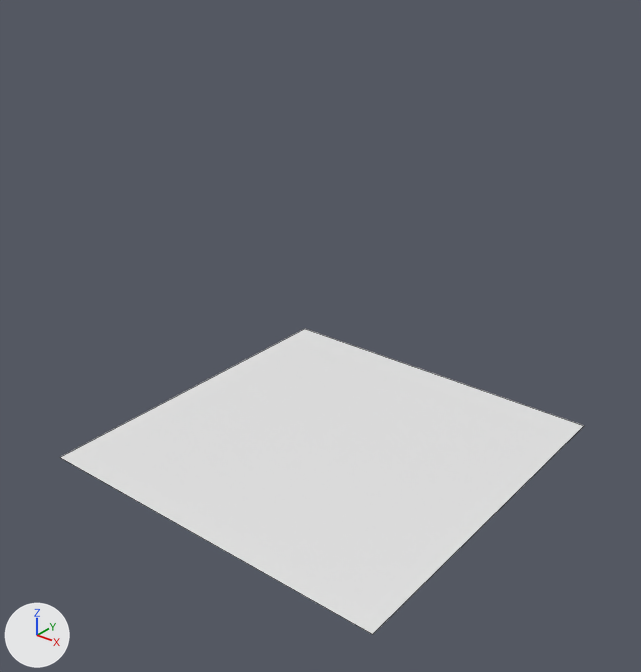
The Blender file models/scene_corridor.blend: old version first, new version second.
Rendered twice from a 50 mm camera at (24.9, -31.9, 25.8) aimed at (0.5, -1.4, 6.9). The axes (+X, +Y, +Z) are drawn at lower left. The lights are the same throughout. Mesh edges are drawn as thin lines.
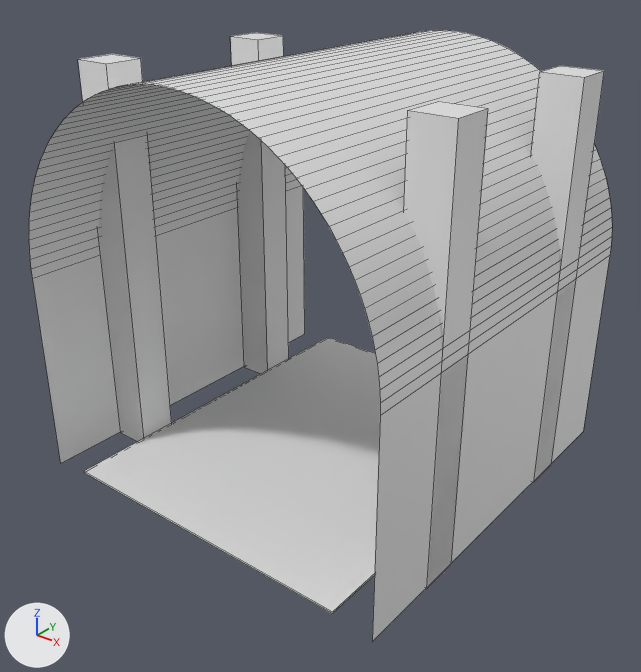
Commit message: create a test corridor model

What differs and where, as boxes [x1, y1, x2, y2] in the pictures (641 x 672 px):
'Cylinder', added: after [29, 30, 612, 642]
'Plane', reshaped, rescaled: before [60, 329, 584, 634]; after [84, 337, 380, 614]
'Cube', added: after [404, 101, 488, 589]
'Cube.002', added: after [78, 54, 172, 441]
'Cube.003', added: after [230, 33, 289, 373]
'Cube.001', added: after [531, 66, 604, 482]

Diff of the bpy script that builds the scene:
```diff
--- a/models/scene_corridor.blend.py
+++ b/models/scene_corridor.blend.py
@@ mat_material_003 @@
+mat_material_003 = principled_material('Material.003')
+mat_material_003.base_color = (0.8, 0.8, 0.8)  # white #e7e7e7
@@ mat_material_002 @@
+mat_material_002 = principled_material('Material.002')
+mat_material_002.base_color = (0.8, 0.8, 0.8)  # white #e7e7e7
@@ me_plane @@
 me_plane.from_pydata(...)  # 4 vertices, 1 face; spans x -1.0..1.0, y -1.0..1.0, z 0.0
 # used by ob_plane; location = (0.0, 0.0, 0.0); scale = (10.0, 10.0, 10.0)
 # verts and faces of me_plane; kept vertices keep their numbers, new ones are numbered from 4
 # before: 0 (-1.0, -1.0, 0.0) at pixel (59, 457), 1 (1.0, -1.0, 0.0) at pixel (372, 634), 2 (-1.0, 1.0, 0.0) at pixel (304, 328), 3 (1.0, 1.0, 0.0) at pixel (584, 425)
+# me_plane part 1
+delete_faces([(0, 1, 3, 2)])
+for new, old in zip([*range(4, 8)], [*range(0, 4)]): verts[new] = verts[old] + (0.0, 0.0, -0.01)
+faces += [(0, 2, 3, 1), (4, 5, 7, 6), (1, 3, 7, 5), (0, 4, 6, 2), (2, 6, 7, 3), (0, 1, 5, 4)]
 me_plane.materials.append(mat_material)
@@ me_cube_003 @@
+me_cube_003.from_pydata(...)  # a box spanning x -1.0..1.0, y -1.0..1.0, z -1.0..1.0
+me_cube_003.materials.append(mat_material_003)  # white #e7e7e7
@@ me_cylinder_001 @@
+me_cylinder_001.from_pydata(...)  # 134 vertices, 66 faces; spans x -1.0..1.0, y -1.0..1.0, z -1.04..1.0
+me_cylinder_001.materials.append(mat_material_002)  # white #e7e7e7
@@ ob_plane @@
 ob_plane.location = (0.0, 0.0, 0.0)
-ob_plane.scale = (10.0, 10.0, 10.0)
+ob_plane.scale = (8.0, 10.0, 10.0)
@@ ob_cube_003 @@
+ob_cube_003 = bpy.data.objects.new('Cube.003', me_cube_003)
+ob_cube_003.location = (-9.0, 5.0, 9.53)
+ob_cube_003.scale = (1.0, 1.0, 10.0)
@@ ob_cube_002 @@
+ob_cube_002 = bpy.data.objects.new('Cube.002', me_cube_003.copy())
+ob_cube_002.location = (-9.0, -5.0, 9.53)
+ob_cube_002.scale = (1.0, 1.0, 10.0)
@@ ob_cube_001 @@
+ob_cube_001 = bpy.data.objects.new('Cube.001', me_cube_003.copy())
+ob_cube_001.location = (9.0, 5.0, 9.53)
+ob_cube_001.scale = (1.0, 1.0, 10.0)
@@ ob_cube @@
+ob_cube = bpy.data.objects.new('Cube', me_cube_003.copy())
+ob_cube.location = (9.0, -5.0, 9.53)
+ob_cube.scale = (1.0, 1.0, 10.0)
@@ ob_cylinder @@
+ob_cylinder = bpy.data.objects.new('Cylinder', me_cylinder_001)
+ob_cylinder.location = (0.0, 0.0, 10.0)
+ob_cylinder.scale = (10.0, 10.0, 10.0)
```
